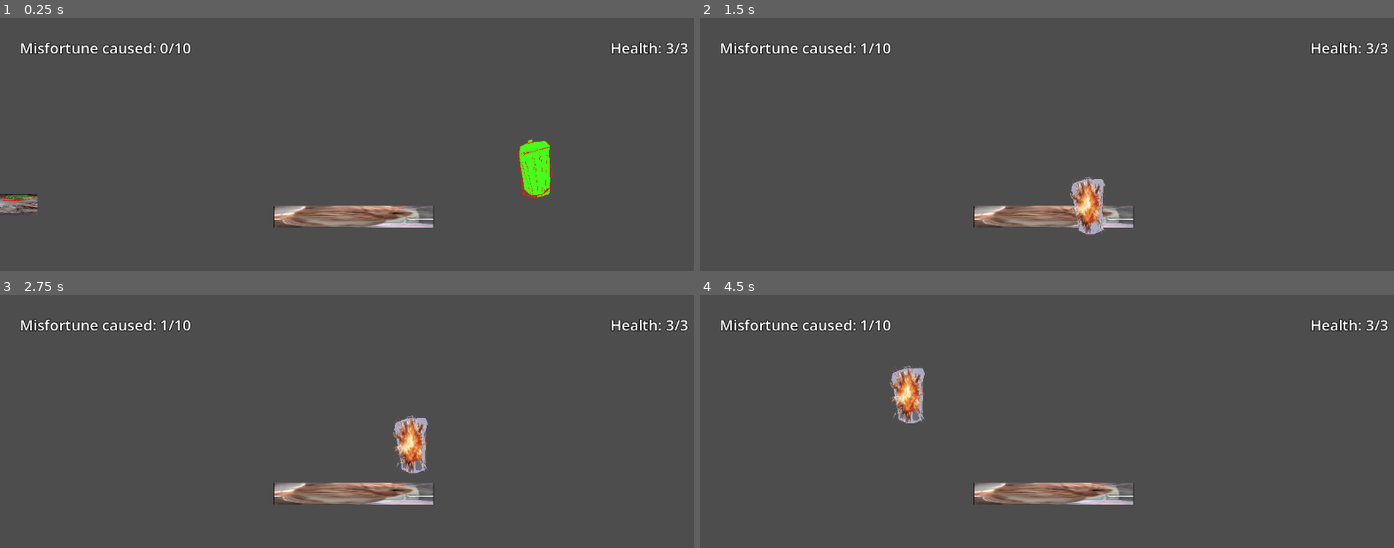
Above: before the commit, frames 1-4 (two rows, left to right).
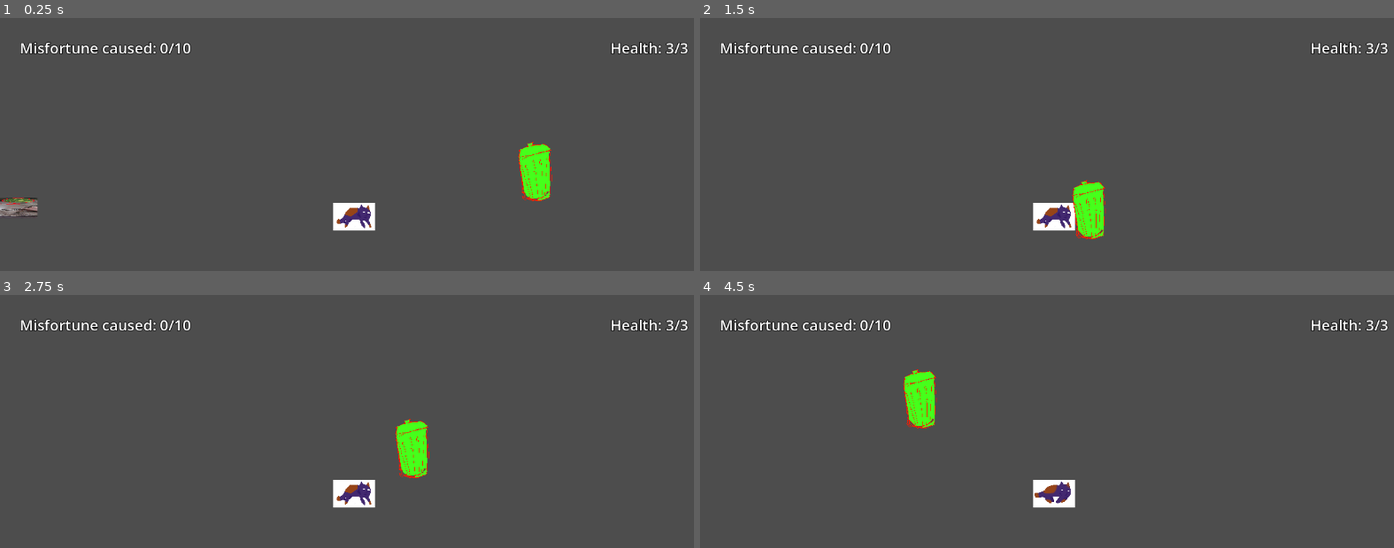
Above: after the commit, the same moments.

Repository: waffle-around/murphys-law
Game: Godot game, scene res://Main Scenes/test.tscn
Two runs of this game, one before a commit and one after it. Both use one fixed random seed, a clock stepped at 60 frames per second and the inputs below.
Inputs:
- Up to frame 1 (0.25 s): no input
- Up to frame 2 (1.5 s): tap Enter (ui_accept) at 0.5, 0.77 s; hold X (Activate Aura) 0.53-1.28 s; hold Right (ui_right) from 0.53 s (still down); tap X (Activate Aura) at 1.35 s
- Up to frame 3 (2.75 s): tap Enter (ui_accept) at 1.52 s; release Right (ui_right) at 2.03 s; hold Left (ui_left) from 2.03 s (still down); hold X (Activate Aura) from 2.03 s (still down)
- Up to frame 4 (4.5 s): release Left (ui_left) at 2.78 s; release X (Activate Aura) at 2.78 s; hold Right (ui_right) 2.78-4.28 s; tap X (Activate Aura) at 2.85, 4.35 s; tap Enter (ui_accept) at 3.02, 3.77 s; hold X (Activate Aura) 3.53-4.28 s; hold Left (ui_left) from 4.28 s (still down)

The runs differ from the first frame. In frame 1, 2.8% of the frame differs, in the area x 0-80%, y 47-85%; in frame 2, 2.7%; in frame 3, 3.1%; in frame 4, 3.4%, in the area x 22-63%, y 9-85%.

Commit message:
player char updated

Diff:
--- a/game objects/Misfortune events/ladder2.tscn
+++ b/game objects/Misfortune events/ladder2.tscn
@@ -32,7 +32,7 @@
 "duration": 1.0,
 "texture": ExtResource("6_awera")
 }],
-"loop": 1,
+"loop": 0,
 "name": &"default",
 "speed": 5.0
 }]
--- a/game objects/player_test.tscn
+++ b/game objects/player_test.tscn
@@ -1,22 +1,44 @@
 [gd_scene format=3 uid="uid://cv866pxkpx1g6"]
 
 [ext_resource type="Script" uid="uid://d1vtpmqb6fv2b" path="res://scripts/player_test.gd" id="1_arw1w"]
-[ext_resource type="Texture2D" uid="uid://bcsuv63uhh3nc" path="res://art assets/placeholder_car.jpg" id="1_x218n"]
+[ext_resource type="Texture2D" uid="uid://dhcvge4ipp6v1" path="res://art assets/Car o.png" id="2_vo4i7"]
+[ext_resource type="Texture2D" uid="uid://cob7ro4ge53pr" path="res://art assets/Car t.png" id="3_f6wcx"]
+
+[sub_resource type="SpriteFrames" id="SpriteFrames_6cjfj"]
+animations = [{
+"frames": [{
+"duration": 1.0,
+"texture": ExtResource("2_vo4i7")
+}, {
+"duration": 1.0,
+"texture": ExtResource("3_f6wcx")
+}],
+"loop": 1,
+"name": &"default",
+"speed": 5.0
+}, {
+"frames": [{
+"duration": 1.0,
+"texture": ExtResource("2_vo4i7")
+}],
+"loop": 1,
+"name": &"idle",
+"speed": 5.0
+}]
 
 [sub_resource type="RectangleShape2D" id="RectangleShape2D_velac"]
-size = Vector2(1024.5353, 141.85875)
+size = Vector2(271.89587, 175.35318)
 
 [node name="Player" type="CharacterBody2D" unique_id=996770038]
 script = ExtResource("1_arw1w")
 metadata/_edit_group_ = true
 
-[node name="Sprite2D" type="Sprite2D" parent="." unique_id=995523134]
-position = Vector2(-1, -1)
-scale = Vector2(0.9, 0.135)
-texture = ExtResource("1_x218n")
+[node name="AnimatedSprite2D" type="AnimatedSprite2D" parent="." unique_id=604072338]
+sprite_frames = SubResource("SpriteFrames_6cjfj")
+frame_progress = 0.34385595
 
 [node name="CollisionShape2D" type="CollisionShape2D" parent="." unique_id=104120509]
-position = Vector2(-1, -1)
+position = Vector2(-1.0000001, 1.5000005)
 scale = Vector2(0.5075472, 0.50754714)
 shape = SubResource("RectangleShape2D_velac")
 
--- a/scripts/player_test.gd
+++ b/scripts/player_test.gd
@@ -4,7 +4,9 @@
 const SPEED = 500.0 ## movement speed
 const JUMP_VELOCITY = -600.0 ## jump height
 signal action_pressed(strength: float)
+@onready var anim = $AnimatedSprite2D
 
+#handles misfortune aura mechanic
 func _unhandled_input(event: InputEvent) -> void:
 	if event.is_action_pressed("Activate Aura"): ## bound to x
 		action_pressed.emit(1.0) ## aura strength (not sure if we're gonna use this)
@@ -23,7 +25,9 @@
 	var direction := Input.get_axis("ui_left", "ui_right")
 	if direction:
 		velocity.x = direction * SPEED
+		anim.play("default")
 	else:
 		velocity.x = move_toward(velocity.x, 0, SPEED)
+		anim.play("idle")
 
 	move_and_slide()
